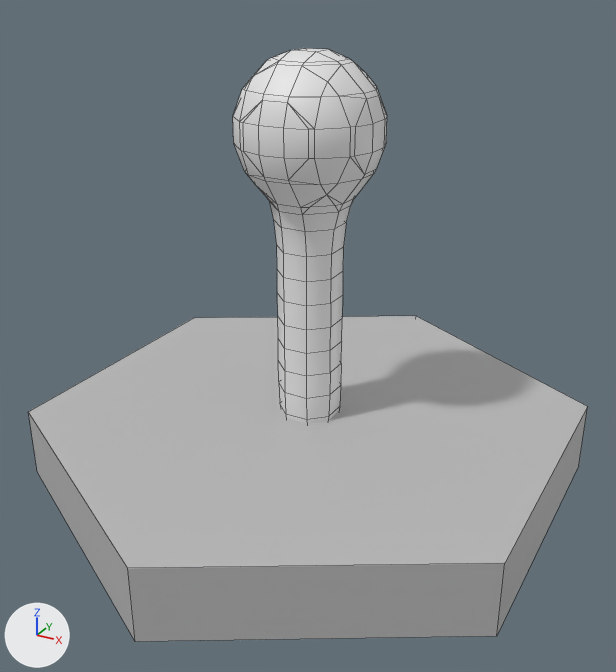
One commit to the Blender file Assets/Models/hex.blend: the scene before it, then after it.
One viewpoint serves both versions: a 50 mm camera at (0.746, -1.364, 1.004) aimed at (0.02, -0.044, 0.343). Lighting does not change. The marker at lower left points along +X, +Y and +Z. Mesh edges are drawn as thin lines.

In view in the first picture: 'Cylinder', 'Mball.002'.
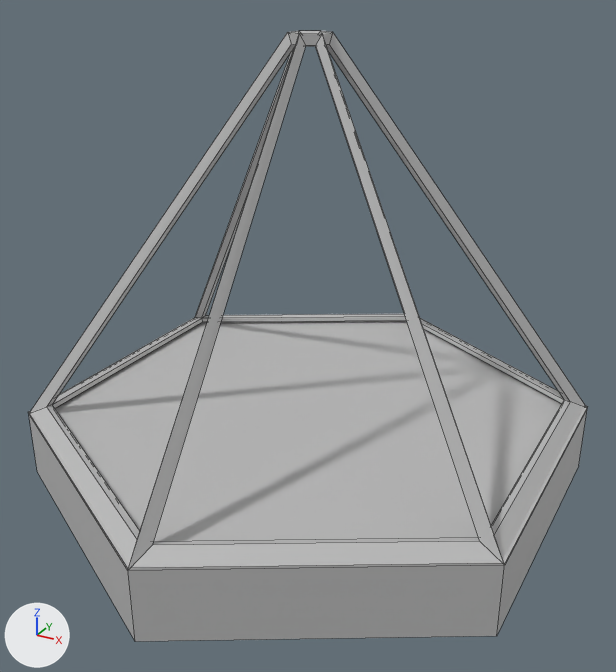
Boxes [x1, y1, x2, y2] around the edits, measured in the pictures (616 x 672 px):
'Cylinder.001', added: after [30, 31, 586, 567]
'Mball.002', deleted: before [233, 48, 387, 423]

Diff of the bpy script that builds the scene:
```diff
--- a/Assets/Models/hex.blend.py
+++ b/Assets/Models/hex.blend.py
@@ me_cylinder_001 @@
+me_cylinder_001.from_pydata(...)  # 60 vertices, 72 faces; spans x -0.87..0.87, y -1.0..1.0, z -0.12..1.16
+me_cylinder_001.materials.append(mat_material_001)  # grey #bcbcbc
@@ ob_mball_002 @@
-ob_mball_002 = bpy.data.objects.new('Mball.002', me_mesh)
-ob_mball_002.location = (0.0, 0.0, 0.727)
-ob_mball_002.scale = (0.122, 0.122, 0.122)
@@ ob_cylinder_001 @@
+ob_cylinder_001 = bpy.data.objects.new('Cylinder.001', me_cylinder_001)
+ob_cylinder_001.location = (0.0, 0.0, 0.226)
+ob_cylinder_001.scale = (0.576, 0.576, 0.576)
```
